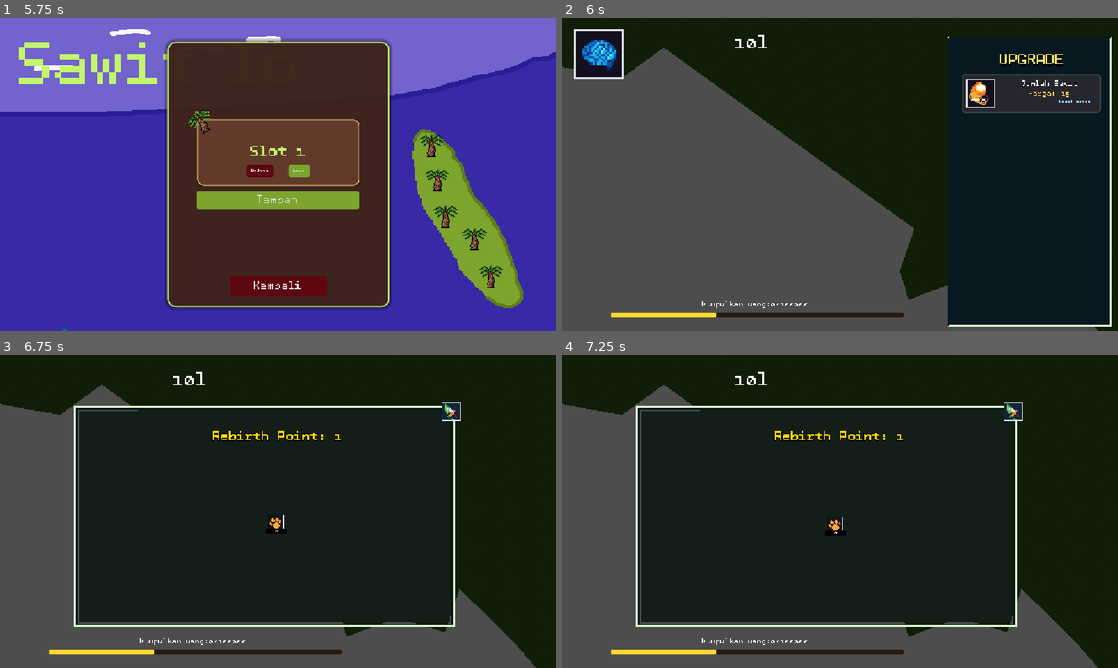
Above: before the commit, frames 1-4 (two rows, left to right).
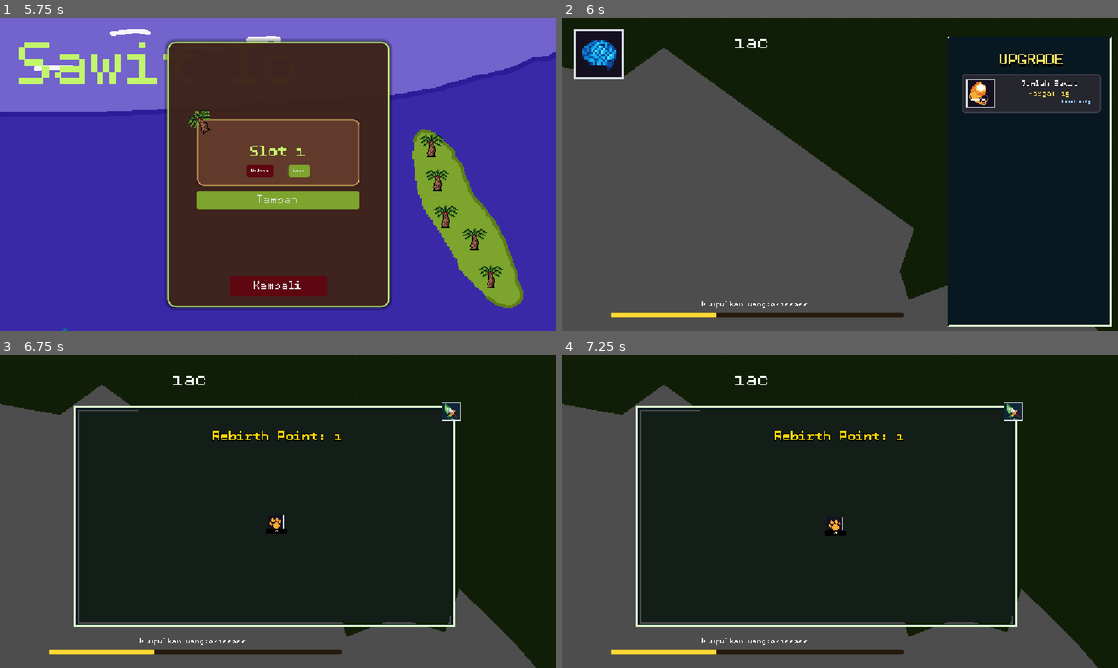
Above: after the commit, the same moments.

Repository: azizul987/Sawit-io
Game: Godot game, scene res://Scene/MainMenui.tscn
Same seed, same stepped clock (60 frames per second), same inputs: the game is played once before the commit and once after it. Sound files missing from this copy of the repository are replaced by a short silence.
Inputs (mouse positions are in pixels of both pictures, inside the frame that each line leads up to):
- Up to frame 1 (5.75 s): click "Mulai" at 0.5 s; tap Enter at 1.25 s; drag from (489, 274) to (444, 215) at 1.27 s; click "Tambah" at 2 s; click "Kembali" at 2.75 s; click "Mulai" at 3.5 s; drag from (472, 237) to (439, 180) at 4.27 s; move the mouse to (472, 237) at 5.02 s; hold Right (ui_right) from 5.03 s (still down); hold M (add_coin) from 5.03 s (still down); tap F (focus) at 5.1 s; click (472, 237) at 5.17 s
- Up to frame 2 (6 s): release Right (ui_right) at 5.75 s; release M (add_coin) at 5.75 s; click "Load" at 5.75 s
- Up to frame 3 (6.75 s): click (38, 392) at 6.5 s
- Up to frame 4 (7.25 s): no input

Frame 1 is identical in both runs. In frame 2, less than 0.1% of the frame differs, in the area x 33-95%, y 5-28%; in frame 3, less than 0.1%; in frame 4, less than 0.1%.

Commit message:
Fix tree visual layering (Z-index) and implement zoom scale logic for regions

Diff:
--- a/Logic/skrip/global/point.gd
+++ b/Logic/skrip/global/point.gd
@@ -98,7 +98,7 @@
 	if Debug.is_active():
 		if event.is_action_pressed("add_coin"):
 			# Gunakan penulisan .0 atau e supaya dibaca float. Jika tidak, akan dianggap Integer 64-bit yang limitnya cuma 9.22e18 dan otomatis minus (overflow)
-			Point.add_point(1e70)
+			Point.add_point(1e120)
 		if event.is_action("delete_save"):
 			SaveManager.delete_current_save()
 
--- a/Logic/skrip/map.gd
+++ b/Logic/skrip/map.gd
@@ -1,5 +1,5 @@
 #@tool
-extends Node
+extends Node2D
 
 @export var warna_border: Color = Color.WHITE
 @export var tebal_border: float = 2
@@ -18,7 +18,9 @@
 	KECAMATAN
 }
 var tipe_wilayah_terbuka:TipeWilayah_dibuka_list=TipeWilayah_dibuka_list.KECAMATAN
+
 func _ready() -> void:
+	z_index = -1
 	await get_tree().process_frame
 	ambil_semua_wilayah()
 	SaveManager.load_status_wilayah(daftar_wilayah)
@@ -126,6 +128,7 @@
 
 	if old_tipe != tipe_wilayah_terbuka:
 		buat_semua_button_wilayah()
+		refresh_visual_sprites(old_tipe, tipe_wilayah_terbuka)
 func cek_status_tipe_wilayah(tipe):
 	if tipe==0:
 		Point.TipeWilayahArray.x+=1
@@ -176,9 +179,8 @@
 
 func get_current_max_capacity() -> int:
 	var total_luas = hitung_total_luas_terbuka()
-	# Karena luas sekarang sudah dikali skala (menjadi ratusan ribu), kita bagi dengan ukuran ruang per 1 pohon di layar
-	# 1 pohon kira-kira butuh area 1500-2000 piksel persegi di layar
-	return max(10, int(total_luas / 1755.0))
+	var area_per_tree = 2800.0 * get_area_multiplier(Point.tipe_wilayah_terbuka)
+	return max(10, int(total_luas / area_per_tree))
 
 func get_current_max_capacity_buruh() -> int:
 	var wil_terbuka = daftar_wilayah.filter(func(w): return w.data and w.data.terbuka_default)
@@ -199,9 +201,59 @@
 var _pohon_per_wilayah: Dictionary = {}
 var _buruh_per_wilayah: Dictionary = {}
 
+func refresh_visual_sprites(old_tipe: int, new_tipe: int):
+	# Hapus semua sprite visual
+	for p in get_tree().get_nodes_in_group("sawit_visual"): p.queue_free()
+	for b in get_tree().get_nodes_in_group("buruh_visual"): b.queue_free()
+	_pohon_per_wilayah.clear()
+	_buruh_per_wilayah.clear()
+	_recent_spawned_positions.clear()
+
+	# Jalankan kompresi level upgrade agar harga menjadi murah kembali
+	compress_upgrades(old_tipe, new_tipe)
+
+	# Panggil update_menu untuk spawn ulang sesuai level baru yang sudah dikompres
+	get_tree().call_group("upgrade_ui", "sync_visuals")
+
+func get_area_multiplier(tipe: int) -> float:
+	if tipe == 1: return 6.25
+	if tipe == 0: return 25.0
+	return 1.0
+
+func compress_upgrades(old_tipe: int, new_tipe: int):
+	var ui = get_tree().get_first_node_in_group("upgrade_ui")
+	if not ui or not ui.get("upgrade_database"): return
+
+	var db = ui.upgrade_database
+	# Load database default (murni) untuk mendapatkan base_price asli
+	var pristine_db = ResourceLoader.load(db.resource_path, "", ResourceLoader.CACHE_MODE_IGNORE) as UpgradeDatabase
+
+	var div = get_area_multiplier(new_tipe) / get_area_multiplier(old_tipe)
+	if div <= 1.0: return
+
+	for i in db.upgrades.size():
+		var up = db.upgrades[i]
+		if not up: continue
+		if up.upgrade_name == "Jumlah Sawit" or up.upgrade_name == "Pohon Sawit" or up.upgrade_name == "Rekrut":
+			var old_level = up.current_level
+			up.current_level = int(old_level / div)
+
+			var base_price = pristine_db.upgrades[i].price
+			# Hitung ulang harga sesuai level baru
+			up.price = base_price * pow(up.price_multiplier, up.current_level)
+			# Lipat gandakan efek dari base asli sesuai multiplier tier baru
+			up.effect_value = pristine_db.upgrades[i].effect_value * get_area_multiplier(new_tipe)
+
+	# Simpan perubahan ini ke file save
+	SaveManager.save_upgrades(db)
+	# Update point stats
+	Point.recalculate_stats(db.upgrades)
+
 func get_kapasitas_wilayah(poly: Polygon2D) -> int:
 	var luas = hitung_luas_polygon(poly)
-	return max(1, int(luas / 1755.0))
+	# Menggunakan 2800 sebagai base kompromi
+	var area_per_tree = 2800.0 * get_area_multiplier(Point.tipe_wilayah_terbuka)
+	return max(1, int(luas / area_per_tree))
 
 func pick_weighted_wilayah(is_pohon: bool) -> Polygon2D:
 	var wil_terbuka = daftar_wilayah.filter(func(w): return w.data and w.data.terbuka_default and w.has_node("Polygon2D"))
@@ -252,11 +304,22 @@
 	var poly = pick_weighted_wilayah(true)
 	if poly == null: return
 
-	var pt = get_random_point_in_polygon(poly, "sawit", 25.0)
+	var scale_factor = 2.0
+	if Point.tipe_wilayah_terbuka == 1:
+		scale_factor = 5.0
+	elif Point.tipe_wilayah_terbuka == 0:
+		scale_factor = 12.0
+
+	# Jarak asli 25.0 itu disetel saat skala pohon 2.0, jadi kita kalikan rasio skalanya
+	var pt = get_random_point_in_polygon(poly, "sawit", 25.0 * (scale_factor / 2.0))
 
 	var pohon = preload("res://Logic/object_For_skrip/sawit.tscn").instantiate()
 	pohon.is_new_spawn = not silent
 	pohon.position = poly.global_transform * (pt + poly.offset)
+	pohon.add_to_group("sawit_visual")
+
+	pohon.scale = Vector2(scale_factor, scale_factor)
+
 	get_parent().add_child(pohon)
 
 	var cam := get_viewport().get_camera_2d()
@@ -332,6 +395,13 @@
 	var buruh = preload("uid://c6vgmp5scevx6").instantiate()
 	buruh.is_new_spawn = not silent
 	buruh.position = poly.global_transform * (pt + poly.offset)
+	buruh.add_to_group("buruh_visual")
+
+	if Point.tipe_wilayah_terbuka == 1:
+		buruh.scale = Vector2(2.5, 2.5)
+	elif Point.tipe_wilayah_terbuka == 0:
+		buruh.scale = Vector2(5.0, 5.0)
+
 	get_parent().add_child(buruh)
 	var cam := get_viewport().get_camera_2d()
 	if not silent and cam and cam.has_method("shake"):
--- a/Ui/update_menu.gd
+++ b/Ui/update_menu.gd
@@ -31,6 +31,16 @@
 			if u and (u.upgrade_name == "Jumlah Sawit" or u.upgrade_name == "Pohon Sawit"):
 				for i in range(u.current_level): map.spawn_pohon(true)
 			elif u and u.upgrade_name == "Rekrut":
+				for i in range(u.current_level): map.spawn_buruh(true)
+
+func sync_visuals():
+	var map = get_tree().current_scene.get_node_or_null("map")
+	if not map: return
+	for u in upgrade_database.upgrades:
+		if u:
+			if u.upgrade_name == "Jumlah Sawit" or u.upgrade_name == "Pohon Sawit":
+				for i in range(u.current_level): map.spawn_pohon(true)
+			elif u.upgrade_name == "Rekrut":
 				for i in range(u.current_level): map.spawn_buruh(true)
 
 
